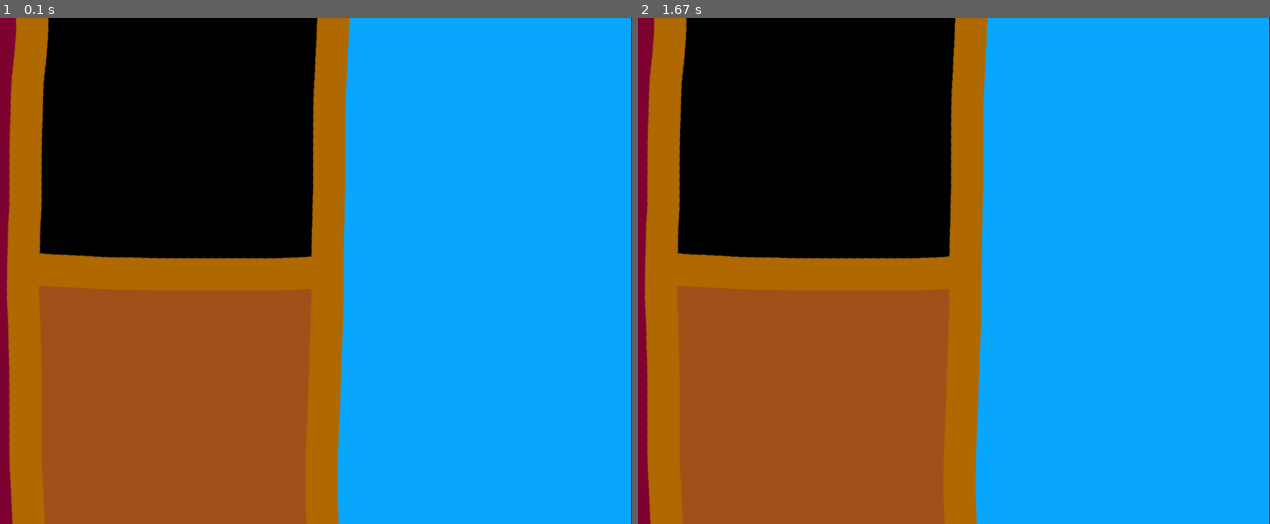
Above: before the commit, frames 1-2 (left to right).
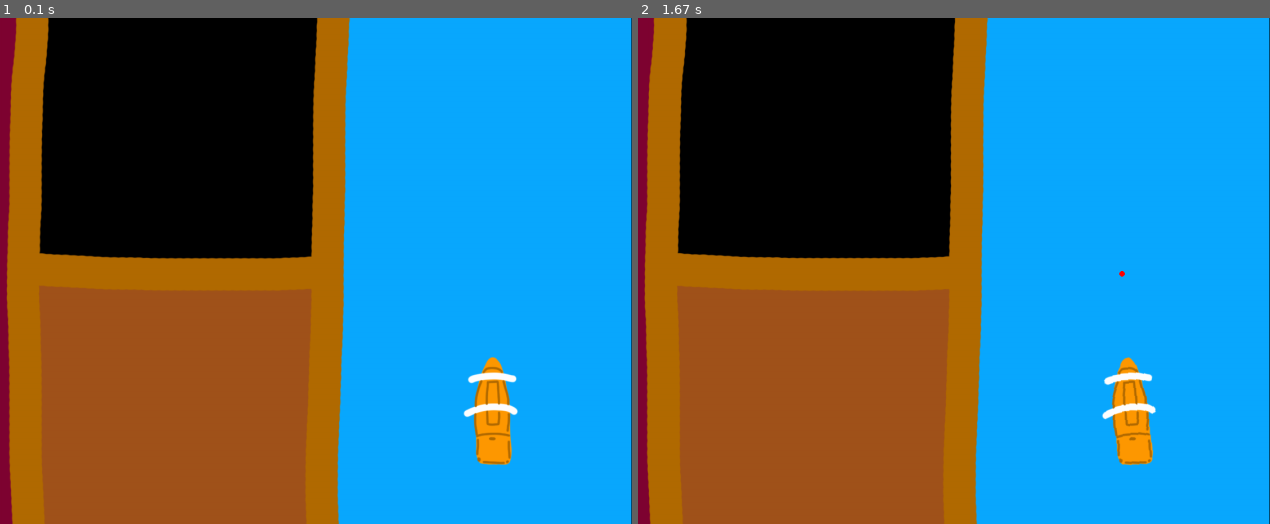
Above: after the commit, the same moments.

Repository: coffeemakingtoaster/Pyrates-pygame30
Game: pygame game, started from src/game_ui.py
The game is run twice, just before and just after one commit, with the same random seed, the same clock (stepped at 60 frames per second) and the same inputs.
Inputs (mouse positions are in pixels of both pictures, inside the frame that each line leads up to):
- Up to frame 1 (0.1 s): no input
- Up to frame 2 (1.67 s): click (1118, 271) at 0.38 s

The runs differ from the first frame. In frame 1, 1.2% of the frame differs, in the area x 73-82%, y 66-89%; in frame 2, 1.3%, in the area x 6-82%, y 0-89%.

Commit message:
added basic ship movement

Diff:
--- a/src/game_ui.py
+++ b/src/game_ui.py
@@ -1,15 +1,25 @@
 import pygame
 import os
+import math
 
+def rotate_image(image,angle):
+    orig_rect = image.get_rect()
+    rot_image = pygame.transform.rotate(image, angle)
+    rot_rect = orig_rect.copy()
+    rot_rect.center = rot_image.get_rect().center
+    rot_image = rot_image.subsurface(rot_rect).copy()
+    return rot_image
 
 def main():
     pygame.init()
     width, height = (1600, 900)
     background_color = (0, 0, 0)
 
-    asset_path = os.path.join("data","img")
+    asset_path = os.path.join(os.getcwd(),"data","img")
+    is_turned = False
 
-    overlay = pygame.image.load(os.path.join(os.getcwd(),asset_path,"overlay.png"))
+    overlay = pygame.image.load(os.path.join(asset_path,"overlay.png"))
+    ship = pygame.image.load(os.path.join(asset_path,"ship.png"))
     screen = pygame.display.set_mode((width, height))
     managment_UI = pygame.Rect(0, 0, width / 3, height)
     ship_visual = pygame.Rect(width / 3, 0, width / 3, height/2)
@@ -19,11 +29,11 @@
     pygame.display.set_caption("Pirate game")
     screen.fill(background_color)
 
-
     pygame.draw.rect(screen,(127,4,50),managment_UI)
     pygame.draw.rect(screen, (0,0,0), ship_visual)
     pygame.draw.rect(screen, (161, 83, 27),ressource_visual)
     pygame.draw.rect(screen, (10,169, 255), ship_movement_UI)
+    screen.blit(ship, (1250, 600))
     screen.blit(overlay, (0, 0))
 
     pygame.display.flip()
@@ -31,9 +41,18 @@
     running = True
     while running:
         for event in pygame.event.get():
-            print(event)
             if event.type == pygame.QUIT:
                 running = False
+            if event.type == pygame.MOUSEBUTTONDOWN:
+                mouse_x,mouse_y = pygame.mouse.get_pos()
+                if ship_movement_UI.collidepoint(pygame.mouse.get_pos()):
+                    angle = (180 / math.pi) * -math.atan2((mouse_y - 700 ),(mouse_x - 1350))
+                    pygame.draw.rect(screen, (10, 169, 255), ship_movement_UI)
+                    screen.blit(rotate_image(ship,angle-90), (1250, 600))
+                    screen.blit(overlay, (0, 0))
+                    pygame.draw.ellipse(screen, (255,0,0), pygame.Rect(mouse_x,mouse_y,10,10))
+                else:
+                    ship.reset_ship()
         pygame.display.flip()
 
 
Binary file added: src/data/img/ship.png
